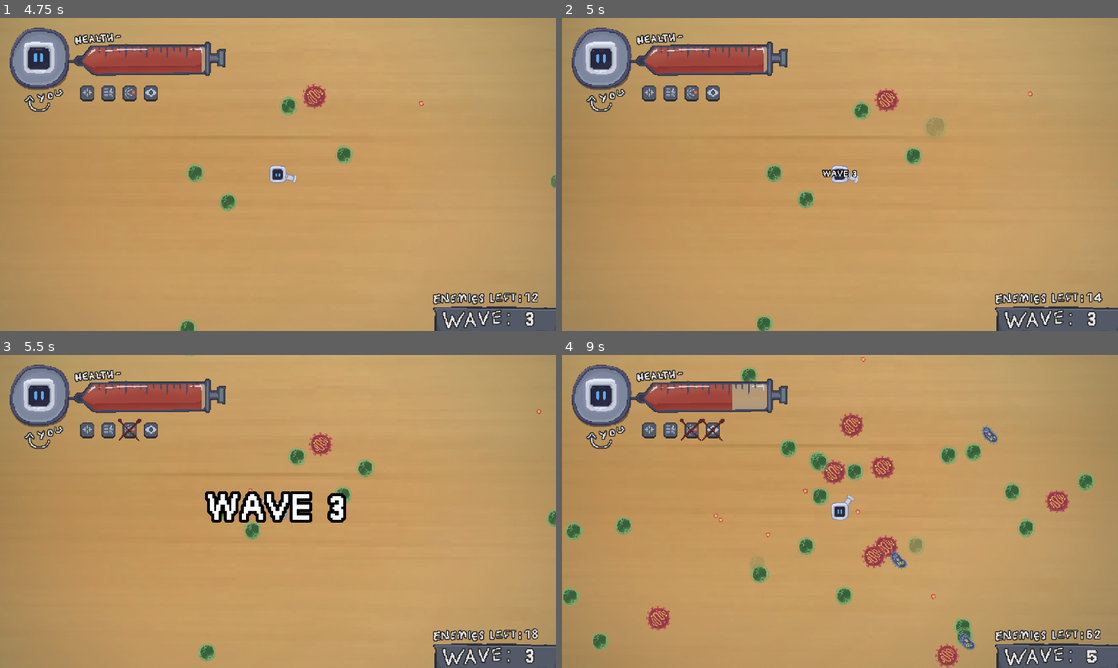
Above: before the commit, frames 1-4 (two rows, left to right).
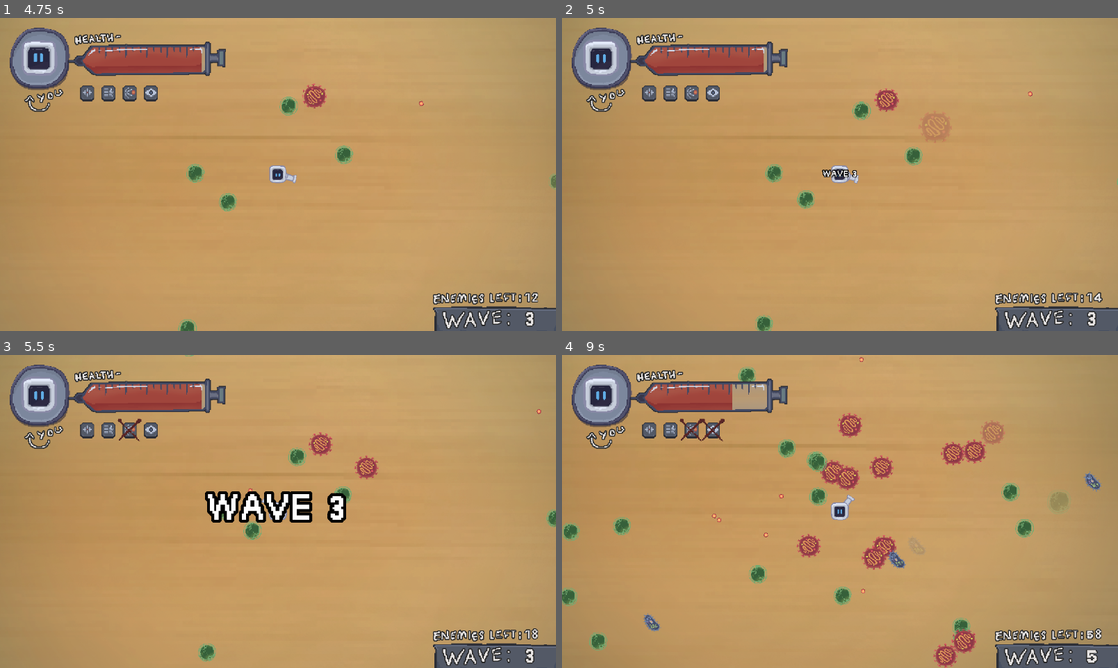
Above: after the commit, the same moments.

Repository: kaminaryu/um-gamejam
Game: Godot game, scene res://src/scenes/main_menu.tscn
The game is run twice, just before and just after one commit, with the same random seed, the same clock (stepped at 60 frames per second) and the same inputs.
Inputs (mouse positions are in pixels of both pictures, inside the frame that each line leads up to):
- Up to frame 1 (4.75 s): click (439, 168) at 0.5 s; tap Enter at 1.25, 2.85 s; move the mouse to (400, 158) at 1.27 s; hold D (move_right) 1.28-2 s; tap Shift (dash) at 1.35, 4.35 s; click (400, 158) at 1.42 s; drag from (166, 190) to (250, 237) at 2.02 s; move the mouse to (333, 105) at 2.77 s; hold D (move_right) 2.78-3.5 s; drag from (250, 237) to (111, 127) at 3.52 s; move the mouse to (444, 221) at 4.27 s; hold A (move_left) from 4.28 s (still down)
- Up to frame 2 (5 s): keep holding A (move_left)
- Up to frame 3 (5.5 s): release A (move_left) at 5 s; drag from (111, 464) to (194, 433) at 5.02 s
- Up to frame 4 (9 s): move the mouse to (867, 511) at 5.77 s; hold S (move_down) 5.78-6.5 s; tap Enter at 5.85, 8.85 s; click (867, 511) at 5.92 s; drag from (756, 433) to (728, 527) at 6.52 s; move the mouse to (962, 495) at 7.27 s; hold W (move_up) 7.28-8 s; tap Shift (dash) at 7.35 s; drag from (728, 527) to (812, 574) at 8.02 s; move the mouse to (895, 442) at 8.77 s; hold S (move_down) from 8.78 s (still down)

Frame 1 is identical in both runs. In frame 2, 0.2% of the frame differs, in the area x 64-70%, y 30-39%; in frame 3, 0.2%; in frame 4, 4.4%, in the area x 0-98%, y 0-100%.

Commit message:
Improved Gameplay Progression

Diff:
--- a/src/autoloads/wave_handler.gd
+++ b/src/autoloads/wave_handler.gd
@@ -8,14 +8,21 @@
 var enemy_count: int
 
 var waves = [
-	{"Green": 5, "Red": 5},
-	{"Green": 5, "Red": 5, "Blue": 5, "Yellow": 5},
-	{"Green": 5, "Red": 5, "Split": 5},
-	{"Green": 10, "Blue": 10, "Split": 5},
-	{"Green": 5, "Red": 7, "Yellow": 5, "Split": 5, "Fast": 3},
-	{"Green": 5, "Blue": 5, "Yellow": 2, "Split": 8, "Big": 2,"Fast": 3},
-	{"Green": 5, "Red": 5,"Blue": 5, "Yellow": 5, "Split": 3, "Big": 2,"Fast": 3, "Shoot": 2},
-	{"Green": 10, "Red": 5,"Blue": 5, "Yellow": 5, "Split": 5, "Big": 2,"Fast": 5, "Shoot": 2}
+	{"Green": 5, "Red": 5, "Blue": 0, "Yellow": 0, "Split": 0, "Big": 0, "Fast": 0, "Shoot": 0},
+	{"Green": 5, "Red": 4, "Blue": 2, "Yellow": 0, "Split": 0, "Big": 0, "Fast": 0, "Shoot": 0},
+	{"Green": 4, "Red": 4, "Blue": 3, "Yellow": 0, "Split": 1, "Big": 0, "Fast": 0, "Shoot": 0},
+	{"Green": 3, "Red": 3, "Blue": 3, "Yellow": 2, "Split": 1, "Big": 1, "Fast": 0, "Shoot": 0},
+	{"Green": 3, "Red": 2, "Blue": 3, "Yellow": 2, "Split": 2, "Big": 1, "Fast": 1, "Shoot": 0},
+	{"Green": 2, "Red": 2, "Blue": 3, "Yellow": 3, "Split": 2, "Big": 1, "Fast": 1, "Shoot": 1},
+	{"Green": 2, "Red": 2, "Blue": 3, "Yellow": 4, "Split": 3, "Big": 2, "Fast": 2, "Shoot": 1},
+	{"Green": 0, "Red": 2, "Blue": 3, "Yellow": 4, "Split": 3, "Big": 2, "Fast": 3, "Shoot": 2},
+	{"Green": 0, "Red": 0, "Blue": 2, "Yellow": 4, "Split": 4, "Big": 3, "Fast": 3, "Shoot": 3},
+	{"Green": 0, "Red": 0, "Blue": 2, "Yellow": 4, "Split": 4, "Big": 3, "Fast": 4, "Shoot": 3},
+	{"Green": 0, "Red": 0, "Blue": 1, "Yellow": 3, "Split": 4, "Big": 4, "Fast": 5, "Shoot": 4},
+	{"Green": 0, "Red": 0, "Blue": 0, "Yellow": 3, "Split": 5, "Big": 4, "Fast": 6, "Shoot": 5},
+	{"Green": 0, "Red": 0, "Blue": 0, "Yellow": 2, "Split": 5, "Big": 5, "Fast": 7, "Shoot": 5},
+	{"Green": 0, "Red": 0, "Blue": 0, "Yellow": 0, "Split": 5, "Big": 6, "Fast": 9, "Shoot": 6},
+	{"Green": 0, "Red": 0, "Blue": 0, "Yellow": 0, "Split": 6, "Big": 7, "Fast": 10, "Shoot": 7},
 ]
 
 func _ready() -> void :
